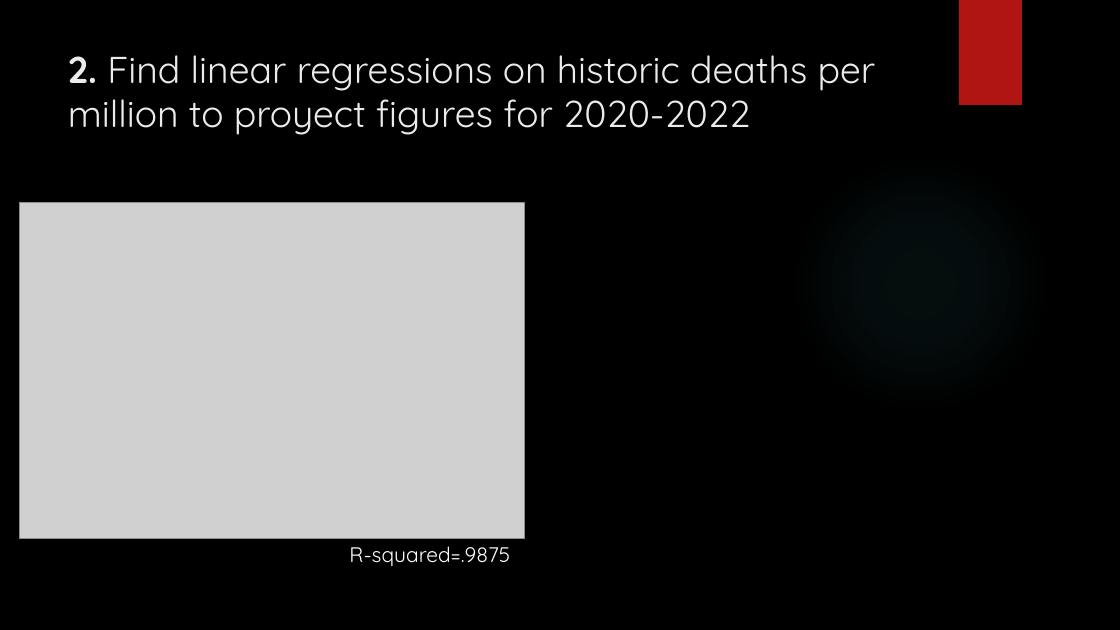
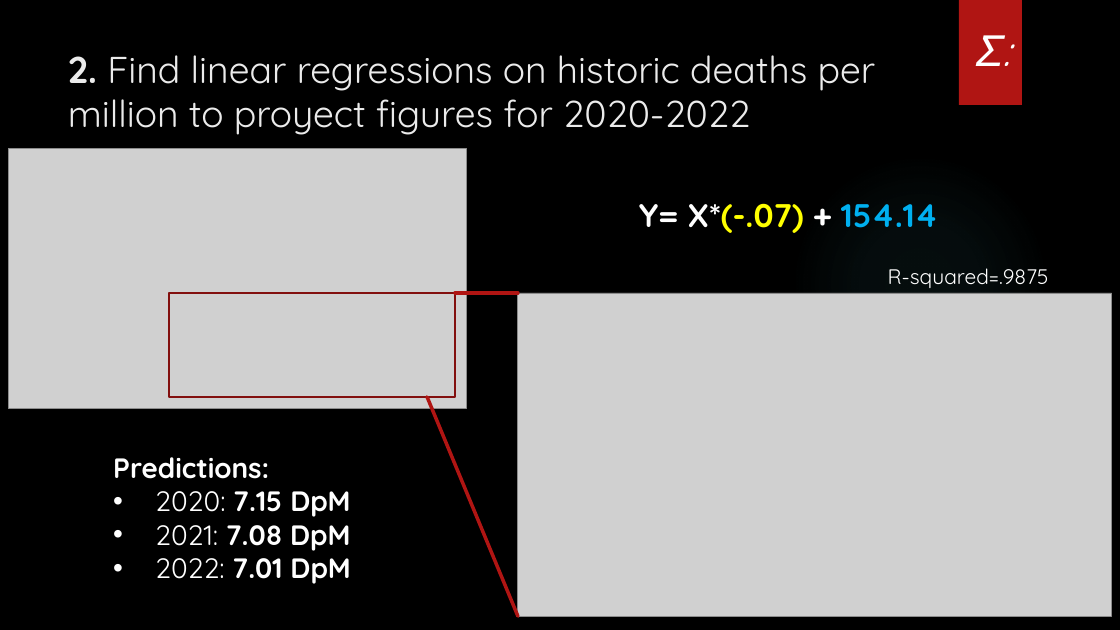
Before and after one commit to luislobo6/proyecto1-teamsigma, a slide deck: slide 6 of Team SigmaJVG.pptx. Drawn at 1120x630 pixels with LibreOffice and Linux fonts; fonts in the diff are those of the drawing; grey boxes stand for pictures; background and template pictures are left out. Boxes give left, top, right and bottom in pixels: in the first picture for what was removed or moved away, otherwise in the second. Text is boxed around its words. In the diff, an @@ line names an element or a change of style, - is before the commit and + after.

Commit message:
JVG ppt

```diff
--- a/Team SigmaJVG.pptx
+++ b/Team SigmaJVG.pptx
@@ text added at (975,35,1002,66), 36 pt, text #FFFFFF @@
+𝛴:
@@ picture added at (8,149,467,408) @@
@@ picture removed at (20,202,524,539) @@
@@ text added at (639,203,938,233), 28 pt, text #FFFF00, bold @@
+Y= X*(-.07) + 154.14
@@ text "R-squared=.9875": place and size @@
-text "R-squared=.9875" at (349,546,510,566)
+text "R-squared=.9875" at (888,268,1049,288)
@@ rectangle added at (170,293,455,397), outline #82100E 1.5 pt @@
@@ line added from (455, 293) to (518, 293), #B01513 3 pt @@
@@ picture added at (518,293,1112,617) @@
@@ line added from (427, 397) to (518, 617), #B01513 3 pt @@
@@ text added at (113,457,350,584), 24 pt, text #FFFFFF, bold @@
+Predictions:
+• 2020: 7.15 DpM
+• 2021: 7.08 DpM
+• 2022: 7.01 DpM
```
Also in this commit, not shown: 3 slides added, 1 other file.
